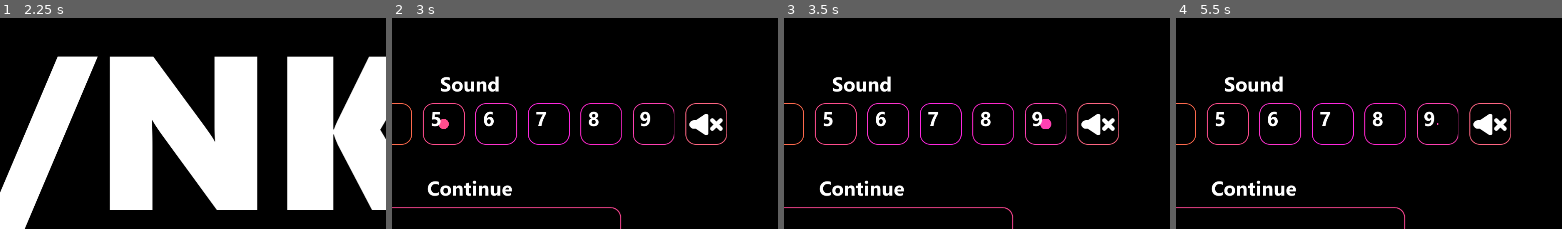
Above: before the commit, frames 1-4 (left to right).
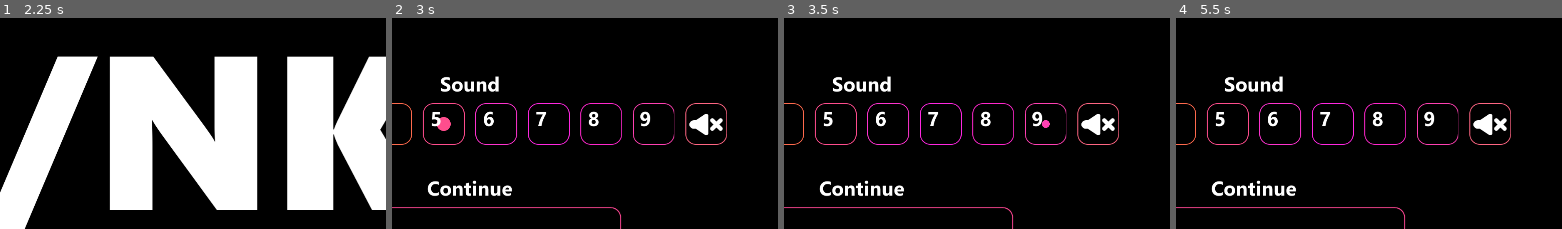
Above: after the commit, the same moments.

Repository: hedgemandan/2025-InfinityJam
Game: Godot game, scene res://Scenes/main_scene.tscn
Same seed, same stepped clock (60 frames per second), same inputs: the game is played once before the commit and once after it.
Inputs:
- Up to frame 1 (2.25 s): tap Enter at 0.5 s; tap Tab at 0.6, 1.35 s; tap Space at 0.77, 1.52 s; tap 0 at 2.1 s
- Up to frame 2 (3 s): tap Tab at 2.3 s; tap 9 at 2.85 s
- Up to frame 3 (3.5 s): tap Space at 3.02 s; tap Tab at 3.05 s
- Up to frame 4 (5.5 s): tap Space at 3.5, 3.77, 4.52 s; tap Tab at 3.6, 4.35, 5.3 s; tap Enter at 4.25 s; tap 0 at 5.1 s
The pictures show only the part of the screen within x 40-90%, y 25-75%; the shares and areas given below are measured in that part.

Frame 1 is identical in both runs. In frame 2, less than 0.1% of the frame differs, in the area x 11-16%, y 46-54%; in frame 3, less than 0.1%; in frame 4, less than 0.1%.

Commit message:
Pause menu hold-button spam disabled
holding the TAB pause menu in game would repeatedly trigger the menu in rapid succession - by itself this is no issue but a side effect was that it would disable the music and require a reset to bring it back.

Diff:
--- a/2_Project/RhythmQWERTY/Scripts/main_scene.gd
+++ b/2_Project/RhythmQWERTY/Scripts/main_scene.gd
@@ -175,7 +175,7 @@
 
 ## Popup Menu Function
 func _input(event):
-	if event is InputEventKey and event.is_pressed() and event.keycode == KEY_TAB:
+	if event is InputEventKey and event.is_released() and event.keycode == KEY_TAB:
 		toggle_popup()
 ## Key press detection event
 	if event is InputEventKey and event.is_pressed():
--- a/2_Project/RhythmQWERTY/Scripts/popup_menu.gd
+++ b/2_Project/RhythmQWERTY/Scripts/popup_menu.gd
@@ -18,7 +18,7 @@
 	score.text = "HIGH SCORE: " + str(global.HighScore_numberoffbuttonsvisible) + " KEYS / " + str(global.HighScore_correcthits) + " HITS"
 
 func _input(event):
-	if event is InputEventKey and event.is_pressed():
+	if event is InputEventKey and event.is_released():
 		if event.keycode >= KEY_0 and event.keycode <= KEY_9:
 			print("Number key pressed:", event.keycode - KEY_0)
 
